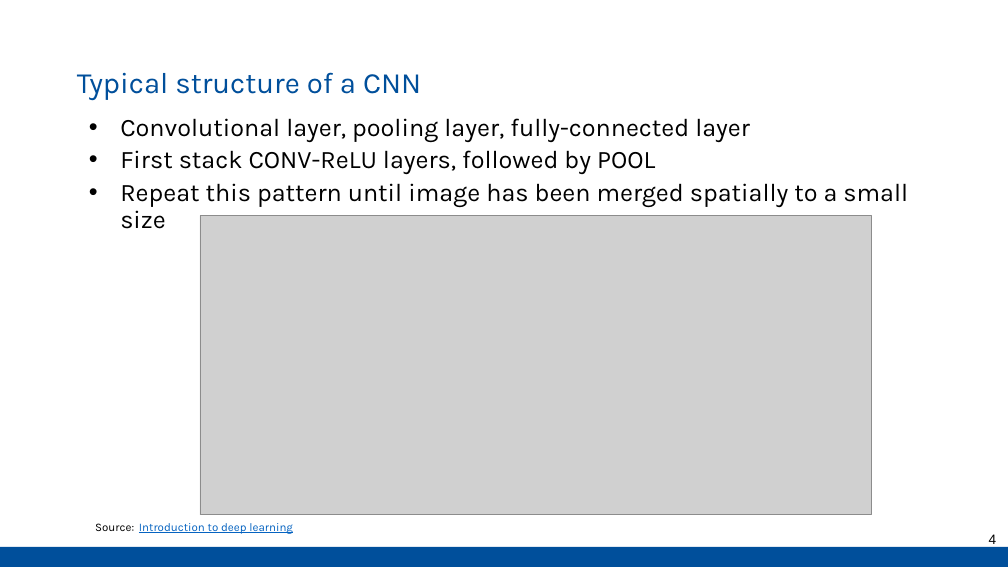
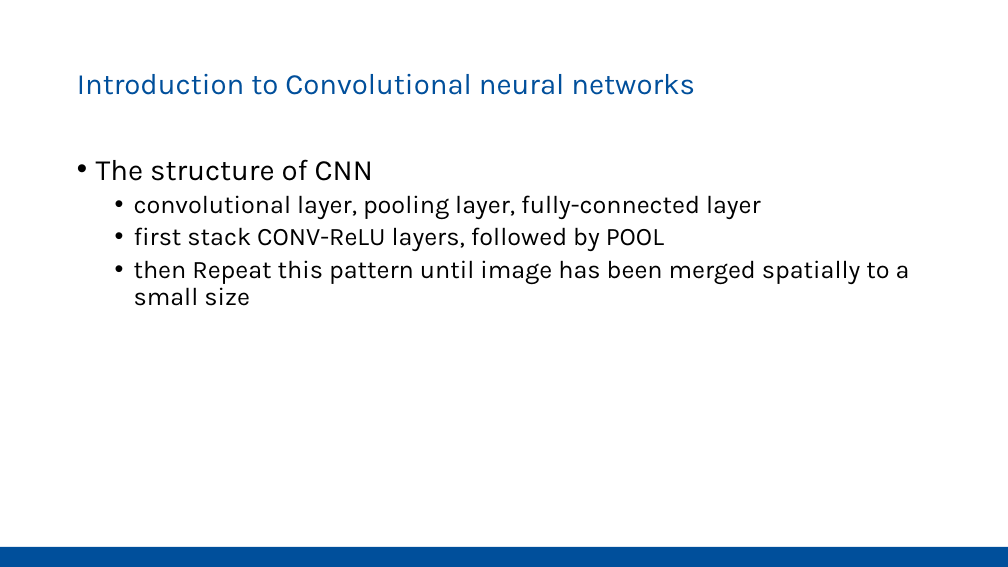
Before and after one commit to Pathi-rao/Image-Similarity-Estimation-using-Siamese-Neural-Networks, a slide deck: slide 6 of presentation.pptx (slide 4 before the commit). Drawn at 1008x567 pixels with LibreOffice and Linux fonts; fonts in the diff are those of the drawing; grey boxes stand for pictures. Boxes give left, top, right and bottom in pixels: in the first picture for what was removed or moved away, otherwise in the second. Text is boxed around its words. In the diff, an @@ line names an element or a change of style, - is before the commit and + after.

Commit message:
final presentation

```diff
--- a/presentation.pptx
+++ b/presentation.pptx
@@ title at <box>77,74,695,95</box>: text changed @@
-Typical structure of a CNN
+Introduction to Convolutional neural networks
@@ text at <box>96,159,910,306</box>: text changed @@
-• Convolutional layer, pooling layer, fully-connected layer
-• First stack CONV-ReLU layers, followed by POOL
-• Repeat this pattern until image has been merged spatially to a small size
+• The structure of CNN
+  • convolutional layer, pooling layer, fully-connected layer
+  • first stack CONV-ReLU layers, followed by POOL
+  • then Repeat this pattern until image has been merged spatially to a small size
@@ picture removed at <box>200,216,872,515</box> @@
@@ text removed at <box>95,523,293,534</box> @@
-Source: Introduction to deep learning
@@ page number removed at <box>989,534,997,544</box> @@
-4
```
Also in this commit, not shown: 1 other slide changed, 15 slides added, 16 slides removed.
